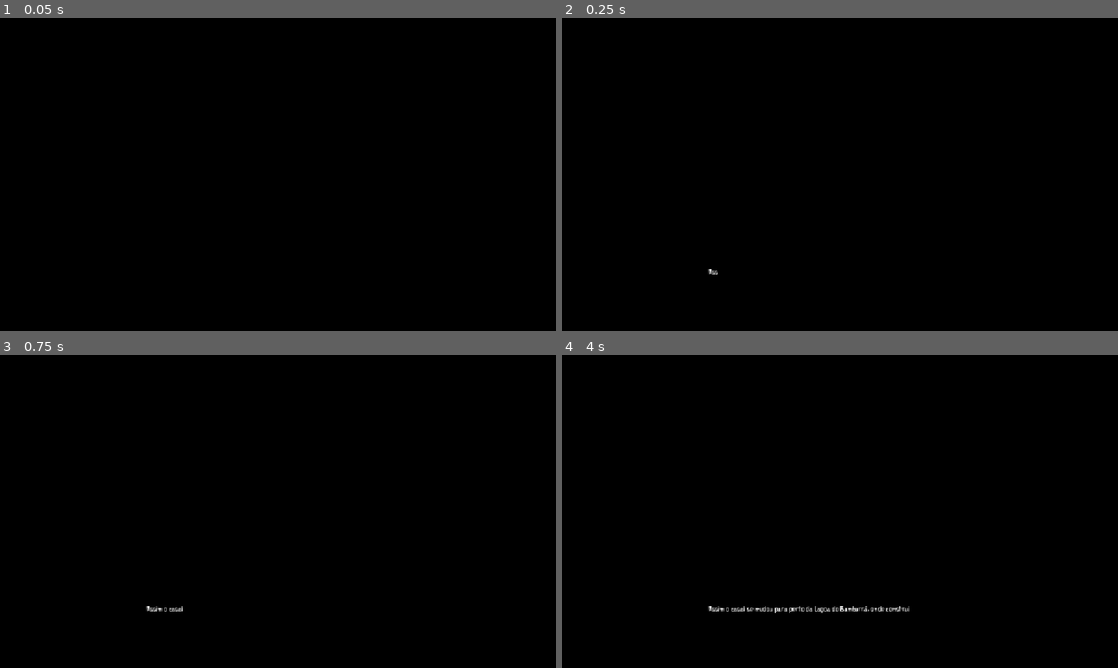
Above: before the commit, frames 1-4 (two rows, left to right).
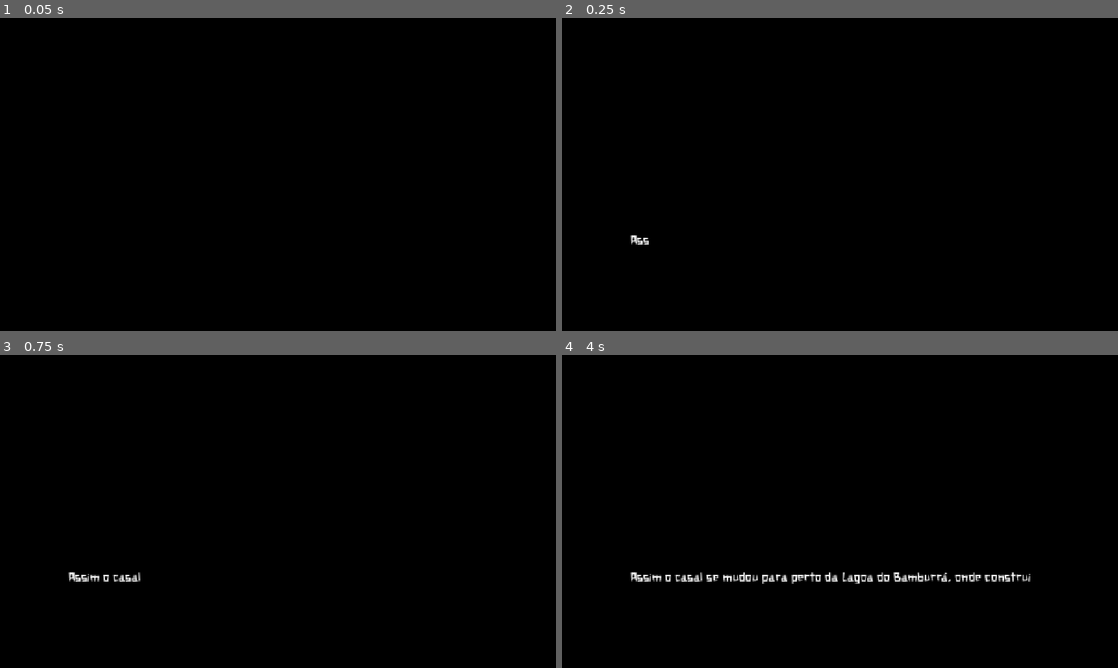
Above: after the commit, the same moments.

Repository: LaercioSR/the-legacy-of-manoel
Game: Godot game, scene res://scenes/levels/scene_5.tscn
Same seed, same stepped clock (60 frames per second), same inputs: the game is played once before the commit and once after it. This scene is started directly instead of the project's main scene.
Inputs (mouse positions are in pixels of both pictures, inside the frame that each line leads up to):
- Up to frame 1 (0.05 s): no input
- Up to frame 2 (0.25 s): no input
- Up to frame 3 (0.75 s): tap Enter (ui_accept) at 0.5 s; move the mouse to (400, 495) at 0.52 s; hold Right (ui_right) from 0.53 s (still down); click (400, 495) at 0.67 s
- Up to frame 4 (4 s): tap Enter (ui_accept) at 0.77, 3.77 s; release Right (ui_right) at 1.25 s; drag from (728, 527) to (812, 574) at 1.27 s; move the mouse to (895, 442) at 2.02 s; hold Right (ui_right) 2.03-2.75 s; drag from (812, 574) to (673, 464) at 2.77 s; move the mouse to (1006, 558) at 3.52 s; hold Left (ui_left) from 3.53 s (still down)

Frame 1 is identical in both runs. In frame 2, 0.1% of the frame differs, in the area x 12-28%, y 69-82%; in frame 3, 0.3%; in frame 4, 1.6%, in the area x 12-85%, y 69-83%.

Commit message:
feat: add minigame of bucket

Diff:
--- a/scenes/characters/cow.tscn
+++ b/scenes/characters/cow.tscn
@@ -3,7 +3,7 @@
 [ext_resource type="Script" uid="uid://brkkmfwvb666f" path="res://scripts/game/cow.gd" id="1_y67nu"]
 [ext_resource type="Texture2D" uid="uid://dqksdi8tq78nj" path="res://assets/textures/cow-painted.webp" id="1_yaibl"]
 
-[node name="Area2D" type="Area2D"]
+[node name="Cow" type="Area2D"]
 scale = Vector2(0.399999, 0.399999)
 script = ExtResource("1_y67nu")
 
--- /dev/null
+++ b/scenes/levels/minigame_bucket.tscn
@@ -0,0 +1,51 @@
+[gd_scene load_steps=5 format=3 uid="uid://cepp4h26h442p"]
+
+[ext_resource type="Texture2D" uid="uid://d0t86f6hru2f1" path="res://assets/textures/bucket-bg.webp" id="1_kory3"]
+[ext_resource type="Script" uid="uid://d27qb8qe6y1qv" path="res://scripts/game/minigame_bucket.gd" id="1_qy661"]
+[ext_resource type="Texture2D" uid="uid://cguqxaja01nwc" path="res://assets/textures/bucket.webp" id="2_3swfi"]
+[ext_resource type="FontFile" uid="uid://cebmf2t670e83" path="res://assets/fonts/xilosa.ttf" id="3_m6xgm"]
+
+[node name="MinigameBucket" type="Node2D" node_paths=PackedStringArray("timerLabel", "balancingObject")]
+script = ExtResource("1_qy661")
+timerLabel = NodePath("timerLabel")
+balancingObject = NodePath("BalancingObject")
+
+[node name="bg" type="TextureRect" parent="."]
+custom_minimum_size = Vector2(1280, 720)
+texture = ExtResource("1_kory3")
+expand_mode = 1
+stretch_mode = 6
+
+[node name="timerLabel" type="Label" parent="."]
+z_index = 2
+anchors_preset = 5
+anchor_left = 0.5
+anchor_right = 0.5
+offset_left = 590.0
+offset_top = 8.0
+offset_right = 690.0
+offset_bottom = 72.0
+grow_horizontal = 2
+size_flags_horizontal = 4
+theme_override_colors/font_color = Color(0, 0, 0, 1)
+theme_override_fonts/font = ExtResource("3_m6xgm")
+theme_override_font_sizes/font_size = 64
+text = "60s"
+
+[node name="timer" type="Timer" parent="."]
+autostart = true
+
+[node name="BalancingObject" type="RigidBody2D" parent="."]
+position = Vector2(639, 194)
+gravity_scale = 0.0
+
+[node name="CollisionPolygon2D" type="CollisionPolygon2D" parent="BalancingObject"]
+polygon = PackedVector2Array(-49, -35, -46, -44, 43, -47, 49, -36, 28, 49, -26, 49)
+
+[node name="Sprite2D" type="Sprite2D" parent="BalancingObject"]
+scale = Vector2(0.36, 0.36)
+texture = ExtResource("2_3swfi")
+
+[node name="BiasChangeTimer" type="Timer" parent="."]
+
+[connection signal="timeout" from="timer" to="." method="_on_timer_timeout"]
--- a/scenes/levels/minigame_cow.tscn
+++ b/scenes/levels/minigame_cow.tscn
@@ -10,12 +10,13 @@
 [sub_resource type="RectangleShape2D" id="RectangleShape2D_lrrqb"]
 size = Vector2(352, 224)
 
-[node name="minigame_cow" type="Node2D"]
+[node name="MinigameCow" type="Node2D" node_paths=PackedStringArray("timerLabel")]
 script = ExtResource("1_ufcuf")
+timerLabel = NodePath("timerLabel")
 cow_scene = ExtResource("5_et8d4")
 
 [node name="bg" type="ColorRect" parent="."]
-z_index = -10
+z_index = 1
 anchors_preset = 15
 anchor_right = 1.0
 anchor_bottom = 1.0
@@ -24,7 +25,8 @@
 grow_horizontal = 2
 grow_vertical = 2
 
-[node name="timer" type="Label" parent="."]
+[node name="timerLabel" type="Label" parent="."]
+z_index = 2
 anchors_preset = 5
 anchor_left = 0.5
 anchor_right = 0.5
@@ -39,7 +41,11 @@
 theme_override_font_sizes/font_size = 64
 text = "60s"
 
+[node name="timer" type="Timer" parent="."]
+autostart = true
+
 [node name="areaLeft" type="Area2D" parent="."]
+z_index = 2
 script = ExtResource("5_wpfkx")
 
 [node name="Sprite2D" type="Sprite2D" parent="areaLeft"]
@@ -52,6 +58,7 @@
 shape = SubResource("RectangleShape2D_lrrqb")
 
 [node name="areaRight" type="Area2D" parent="."]
+z_index = 2
 position = Vector2(805, 0)
 script = ExtResource("5_wpfkx")
 target_color = "black"
@@ -68,53 +75,54 @@
 [node name="grass" type="Node" parent="."]
 
 [node name="Grass" type="Sprite2D" parent="grass"]
-z_index = -1
+z_index = 2
 position = Vector2(512, 488)
 scale = Vector2(0.25, 0.25)
 texture = ExtResource("2_lrkwn")
 
 [node name="Grass2" type="Sprite2D" parent="grass"]
-z_index = -1
+z_index = 2
 position = Vector2(664, 360)
 scale = Vector2(0.25, 0.25)
 texture = ExtResource("2_lrkwn")
 
 [node name="Grass3" type="Sprite2D" parent="grass"]
-z_index = -1
+z_index = 2
 position = Vector2(960, 496)
 scale = Vector2(0.25, 0.25)
 texture = ExtResource("2_lrkwn")
 
 [node name="Grass4" type="Sprite2D" parent="grass"]
-z_index = -1
+z_index = 2
 position = Vector2(784, 616)
 scale = Vector2(0.25, 0.25)
 texture = ExtResource("2_lrkwn")
 
 [node name="Grass5" type="Sprite2D" parent="grass"]
-z_index = -1
+z_index = 2
 position = Vector2(1144, 616)
 scale = Vector2(0.25, 0.25)
 texture = ExtResource("2_lrkwn")
 
 [node name="Grass6" type="Sprite2D" parent="grass"]
-z_index = -1
+z_index = 2
 position = Vector2(272, 640)
 scale = Vector2(0.25, 0.25)
 texture = ExtResource("2_lrkwn")
 
 [node name="Grass7" type="Sprite2D" parent="grass"]
-z_index = -1
+z_index = 2
 position = Vector2(80, 432)
 scale = Vector2(0.25, 0.25)
 texture = ExtResource("2_lrkwn")
 
 [node name="Grass8" type="Sprite2D" parent="grass"]
-z_index = -1
+z_index = 2
 position = Vector2(352, 448)
 scale = Vector2(0.25, 0.25)
 texture = ExtResource("2_lrkwn")
 
+[connection signal="timeout" from="timer" to="." method="_on_timer_timeout"]
 [connection signal="area_entered" from="areaLeft" to="areaLeft" method="_on_area_entered"]
 [connection signal="body_entered" from="areaLeft" to="areaLeft" method="_on_body_entered"]
 [connection signal="area_entered" from="areaRight" to="areaRight" method="_on_area_entered"]
--- a/scenes/ui/dialogs/dialog_screen.tscn
+++ b/scenes/ui/dialogs/dialog_screen.tscn
@@ -6,10 +6,10 @@
 [sub_resource type="LabelSettings" id="LabelSettings_dglj2"]
 line_spacing = 0.0
 font = ExtResource("2_l03oe")
-font_size = 32
+font_size = 64
 
 [node name="DialogScreen" type="Control" node_paths=PackedStringArray("nameLabel", "dialog", "facesetBorder", "faceset")]
-custom_minimum_size = Vector2(640, 160)
+custom_minimum_size = Vector2(1000, 240)
 layout_mode = 3
 anchors_preset = 7
 anchor_left = 0.5
@@ -37,7 +37,7 @@
 color = Color(0, 0, 0, 1)
 
 [node name="HContainer" type="HBoxContainer" parent="Background"]
-custom_minimum_size = Vector2(608, 128)
+custom_minimum_size = Vector2(968, 208)
 layout_mode = 1
 anchors_preset = 8
 anchor_left = 0.5
@@ -53,7 +53,7 @@
 theme_override_constants/separation = 16
 
 [node name="Border" type="ColorRect" parent="Background/HContainer"]
-custom_minimum_size = Vector2(128, 0)
+custom_minimum_size = Vector2(208, 0)
 layout_mode = 2
 
 [node name="Faceset" type="TextureRect" parent="Background/HContainer/Border"]
@@ -88,3 +88,5 @@
 layout_mode = 2
 size_flags_vertical = 3
 theme_override_fonts/normal_font = ExtResource("2_l03oe")
+theme_override_font_sizes/normal_font_size = 32
+text = "Lorem ipsum dolor sit amet, consectetur adipiscing elit. Donec mi augue, finibus sed mi eget, tempor semper lectus. Duis id pharetra felis, in luctus turpis. Sed vitae vulputate sem, vitae interdum mauris. "
--- a/scenes/ui/menus/main.tscn
+++ b/scenes/ui/menus/main.tscn
@@ -10,6 +10,7 @@
 [ext_resource type="Texture2D" uid="uid://16gupmjaplwk" path="res://assets/textures/arrow-hover.webp" id="8_4h46h"]
 [ext_resource type="Texture2D" uid="uid://ba870pd2bpymb" path="res://assets/textures/arrow.webp" id="8_gwpm8"]
 [ext_resource type="Texture2D" uid="uid://vmegolxis5yq" path="res://assets/textures/thumbnail-cow.webp" id="9_4h46h"]
+[ext_resource type="Texture2D" uid="uid://cf516m5xfv08t" path="res://assets/textures/thumbnail-bucket.webp" id="10_0l0lq"]
 
 [sub_resource type="GDScript" id="GDScript_fvwao"]
 
@@ -263,7 +264,6 @@
 autoplay = "rotation"
 
 [node name="minigamesMenu" type="ColorRect" parent="."]
-visible = false
 layout_mode = 1
 anchors_preset = 15
 anchor_right = 1.0
@@ -311,7 +311,15 @@
 
 [node name="minigameList" type="HBoxContainer" parent="minigamesMenu/MarginContainer/VBoxContainer"]
 layout_mode = 2
+theme_override_constants/separation = 32
 alignment = 1
+
+[node name="btnMinigameBucket" type="TextureButton" parent="minigamesMenu/MarginContainer/VBoxContainer/minigameList"]
+custom_minimum_size = Vector2(360, 240)
+layout_mode = 2
+texture_normal = ExtResource("10_0l0lq")
+ignore_texture_size = true
+stretch_mode = 5
 
 [node name="btnMinigameCow" type="TextureButton" parent="minigamesMenu/MarginContainer/VBoxContainer/minigameList"]
 custom_minimum_size = Vector2(360, 240)
@@ -324,4 +332,5 @@
 [connection signal="pressed" from="HBoxContainer/LeftSide/MarginContainer/VBoxContainer2/VBoxContainer/btnMinigames" to="." method="_on_btn_minigames_pressed"]
 [connection signal="pressed" from="HBoxContainer/LeftSide/MarginContainer/VBoxContainer2/VBoxContainer/btnExit" to="." method="_on_btn_exit_pressed"]
 [connection signal="pressed" from="minigamesMenu/MarginContainer/VBoxContainer/minigameHeader/btnBackInitial" to="." method="_on_btn_back_initial_pressed"]
+[connection signal="pressed" from="minigamesMenu/MarginContainer/VBoxContainer/minigameList/btnMinigameBucket" to="." method="_on_btn_minigame_bucket_pressed"]
 [connection signal="pressed" from="minigamesMenu/MarginContainer/VBoxContainer/minigameList/btnMinigameCow" to="." method="_on_btn_minigame_cow_pressed"]
--- a/scripts/game/main.gd
+++ b/scripts/game/main.gd
@@ -24,4 +24,11 @@
 	h_box_container.show()
 
 func _on_btn_minigame_cow_pressed() -> void:
-	get_tree().change_scene_to_packed(MINIGAME_COW)
+	var minigame = preload("res://scenes/levels/minigame_cow.tscn").instantiate()
+	minigame.initialize(MinigameCow.GameMode.MENU, 30, 0.8)
+	get_parent().add_child(minigame)
+
+
+func _on_btn_minigame_bucket_pressed() -> void:
+	var minigame = preload("res://scenes/levels/minigame_bucket.tscn").instantiate()
+	get_parent().add_child(minigame)
--- /dev/null
+++ b/scripts/game/minigame_bucket.gd
@@ -0,0 +1,90 @@
+extends Node2D
+
+enum GameMode {MENU, STORY}
+
+@export_category("Objects")
+@export var timerLabel: Label
+@export var balancingObject: RigidBody2D
+
+@export_category("Variables")
+@export var balance_speed = 1000
+@export var max_tilt = 25
+@export var initial_tilt_force = 25000
+@export var gravity_effect = 10
+@export var difficulty_increase_rate = 0.1
+@export var constant_bias = 2.0
+@export var time = 15
+@export var game_mode: GameMode = GameMode.MENU
+
+var game_running = true
+var current_bias_direction = 1
+
+
+func _ready():
+	balancingObject.angular_damp = 1.2
+	balancingObject.gravity_scale = 0
+
+	current_bias_direction = 1 if randf() > 0.5 else -1
+
+	balancingObject.apply_torque(current_bias_direction * initial_tilt_force)
+
+	$BiasChangeTimer.start()
+
+func initialize(mode: GameMode, custom_time: int = 15):
+	game_mode = mode
+	time = custom_time
+	timerLabel.text = str(time) + "s"
+
+func _physics_process(delta):
+	if not game_running:
+		return
+
+	gravity_effect += difficulty_increase_rate * delta
+
+	var tilt_gravity = sin(balancingObject.rotation) * gravity_effect * 150
+
+	var constant_bias_force = current_bias_direction * constant_bias
+
+	var random_force = randf_range(-1.5, 1.5)
+
+	balancingObject.apply_torque(tilt_gravity + constant_bias_force + random_force)
+
+	var input = Input.get_axis("ui_left", "ui_right")
+	if input != 0:
+		balancingObject.apply_torque(input * balance_speed)
+
+	balancingObject.rotation = clamp(
+		balancingObject.rotation,
+		deg_to_rad(-max_tilt),
+		deg_to_rad(max_tilt)
+	)
+
+	if abs(rad_to_deg(balancingObject.rotation)) > max_tilt * 0.95:
+		game_over()
+
+func _on_bias_change_timer_timeout():
+	current_bias_direction *= -1
+	$BiasChangeTimer.wait_time = randf_range(2.0, 5.0)
+	$BiasChangeTimer.start()
+
+func game_over():
+	game_running = false
+
+func _on_restart_button_pressed():
+	get_tree().reload_current_scene()
+
+
+func _on_timer_timeout() -> void:
+	time -= 1
+	timerLabel.text = str(time) + "s"
+	if time <= 0:
+		end_game()
+
+func end_game():
+	match game_mode:
+		GameMode.MENU:
+			get_tree().change_scene_to_file("res://scenes/ui/menus/main.tscn")
+
+		GameMode.STORY:
+			get_tree().change_scene_to_file("res://scenes/levels/scene_4.tscn")
+			queue_free()
--- a/scripts/game/minigame_cow.gd
+++ b/scripts/game/minigame_cow.gd
@@ -1,8 +1,17 @@
 extends Node2D
+class_name MinigameCow
 
+enum GameMode {MENU, STORY}
+
+@export_category("Objects")
+@export var timerLabel: Label
 @export var cow_scene: PackedScene
+
+@export_category("Variables")
 @export var spawn_rate = 1.0
 @export var spawn_margin = 50
+@export var time = 15
+@export var game_mode: GameMode = GameMode.MENU
 
 var spawn_timer = 0.0
 var screen_size
@@ -10,33 +19,66 @@
 func _ready():
 	screen_size = get_viewport_rect().size
 	randomize()
+	timerLabel.text = str(time) + "s"
 
 func _process(delta):
 	spawn_timer += delta
 	if spawn_timer >= 1.0 / spawn_rate:
 		spawn_cow()
 		spawn_timer = 0.0
+	cleanup_cows()
+
+func initialize(mode: GameMode, custom_time: int = 15, custom_spawn_rate: float = 1.0):
+	game_mode = mode
+	time = custom_time
+	spawn_rate = custom_spawn_rate
+	timerLabel.text = str(time) + "s"
+
+func cleanup_cows():
+	for cow in get_children():
+		if cow.is_in_group("cows"):
+			if is_out_of_bounds(cow):
+				cow.queue_free()
+
+func is_out_of_bounds(cow):
+	return (cow.position.y < -spawn_margin or
+			cow.position.x < -spawn_margin or
+			cow.position.x > screen_size.x + spawn_margin)
 
 func spawn_cow():
 	var cow = cow_scene.instantiate()
 	add_child(cow)
+	cow.z_index = 3
+	cow.add_to_group("cows")
 
 	var spawn_side = randi() % 2
+	cow.direction = 1 if spawn_side == 0 else -1
 
-	if spawn_side == 0:
-		cow.direction = 1
-	else:
-		cow.direction = -1
+	var spawn_y = 0
+	var spawn_x = 0
 
-	var spawn_y = randf_range(screen_size.y / 2, screen_size.y - spawn_margin)
-
-	var spawn_x = 0
-	if spawn_side == 0:
-		spawn_x = 0
-	else:
-		spawn_x = screen_size.x - spawn_margin
+	spawn_y = randf_range(screen_size.y / 2, screen_size.y - spawn_margin)
+	spawn_x = 0 if spawn_side == 0 else screen_size.x - spawn_margin
 
 	cow.position = Vector2(spawn_x, spawn_y)
 
 	if spawn_side == 1:
 		cow.get_node("TextureRect").flip_h = true
+
+	if game_mode == GameMode.STORY:
+		cow.speed *= 1.3
+
+func _on_timer_timeout() -> void:
+	time -= 1
+	timerLabel.text = str(time) + "s"
+	if time <= 0:
+		end_game()
+
+func end_game():
+	match game_mode:
+		GameMode.MENU:
+			get_tree().change_scene_to_file("res://scenes/ui/menus/main.tscn")
+
+		GameMode.STORY:
+			get_tree().change_scene_to_file("res://scenes/levels/scene_6.tscn")
+			queue_free()
--- a/scripts/game/scene_3.gd
+++ b/scripts/game/scene_3.gd
@@ -26,4 +26,7 @@
 	new_dialod.connect("dialog_finished", _on_dialog_finished)
 
 func _on_dialog_finished() -> void:
-	get_tree().change_scene_to_file("res://scenes/levels/scene_4.tscn")
+	var minigame = preload("res://scenes/levels/minigame_bucket.tscn").instantiate()
+	minigame.initialize(MinigameCow.GameMode.STORY)
+	get_parent().add_child(minigame)
+	queue_free()
--- a/scripts/game/scene_5.gd
+++ b/scripts/game/scene_5.gd
@@ -18,4 +18,7 @@
 	new_dialod.connect("dialog_finished", _on_dialog_finished)
 
 func _on_dialog_finished() -> void:
-	get_tree().change_scene_to_file("res://scenes/levels/scene_6.tscn")
+	var minigame = preload("res://scenes/levels/minigame_cow.tscn").instantiate()
+	minigame.initialize(MinigameCow.GameMode.STORY, 15, 1)
+	get_parent().add_child(minigame)
+	queue_free()
Binary file added: assets/textures/bucket-bg.webp
Binary file added: assets/textures/bucket.webp
Binary file added: assets/textures/thumbnail-bucket.webp
Not shown: 1 places in scenes/ui/menus/main.tscn that only renumber resources
Not shown, added: scripts/game/minigame_bucket.gd.uid
